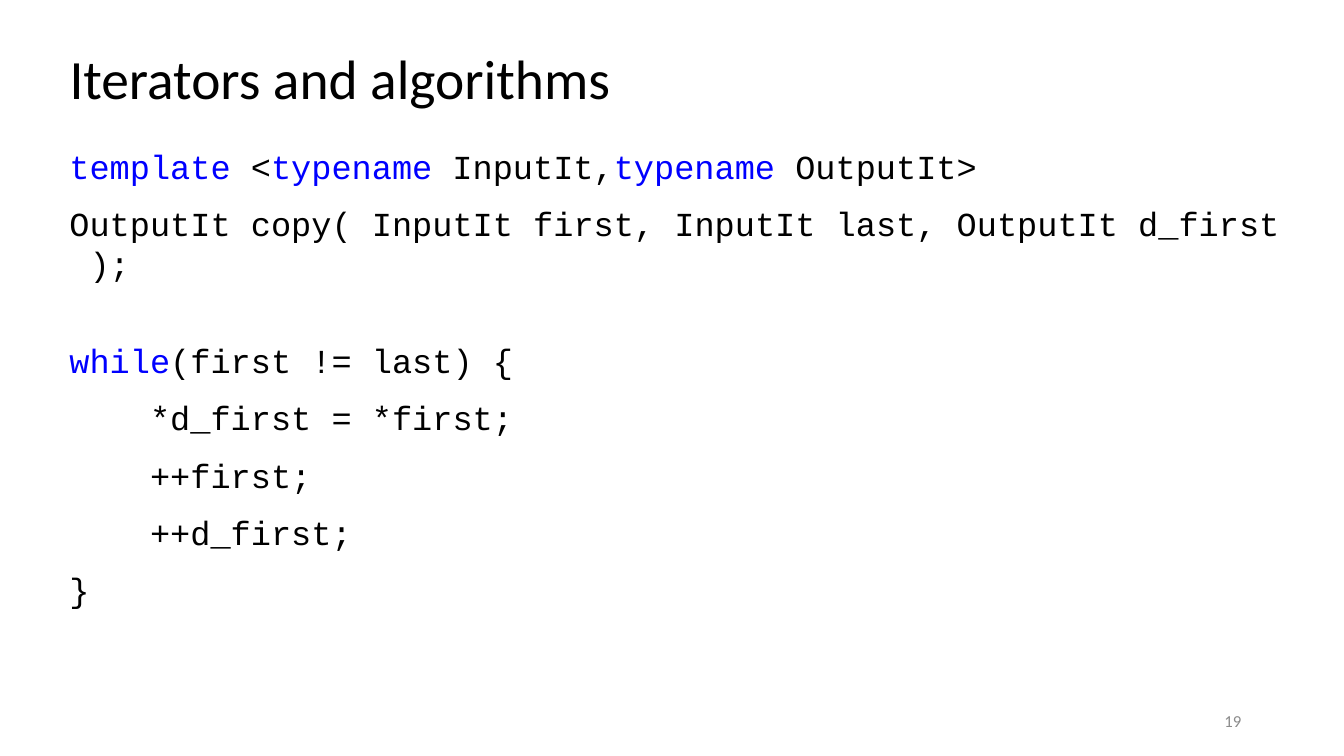
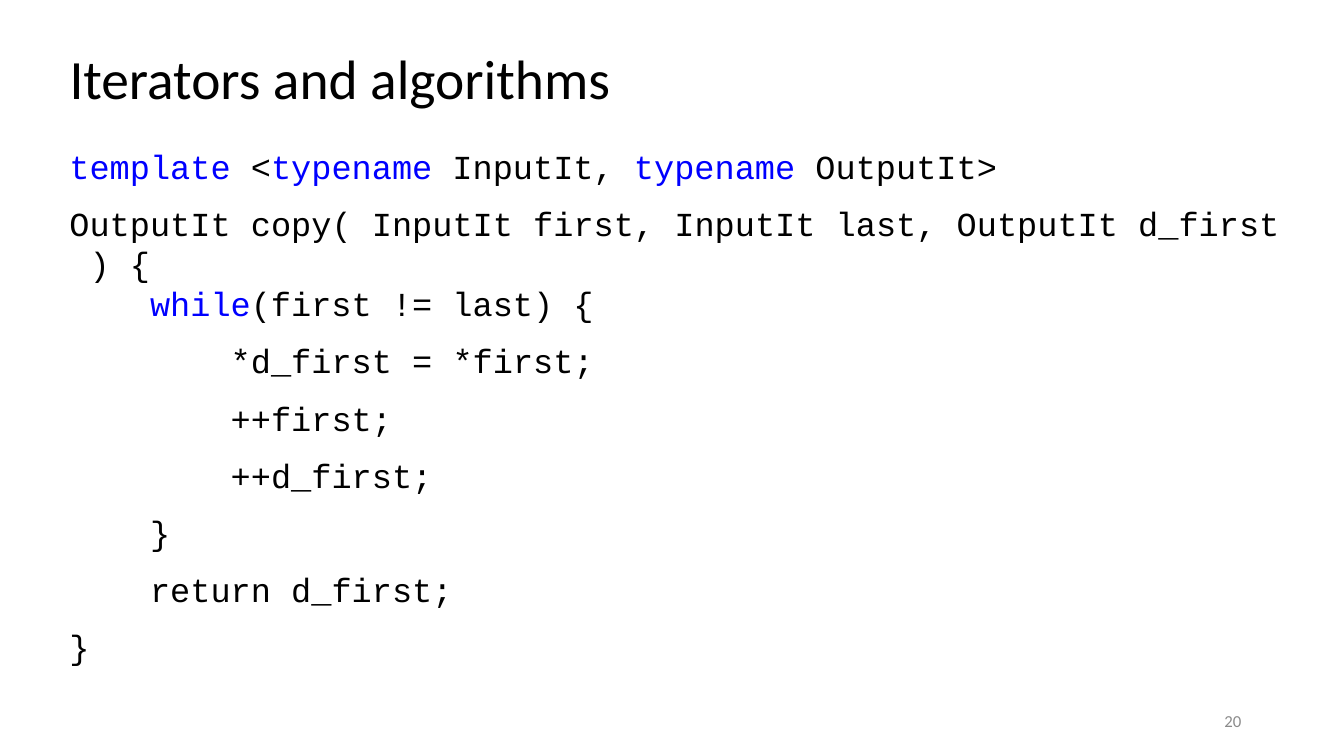
Before and after one commit to rarutyun/cpp-courses, a slide deck: slide 20 of 08_iterators/08_iterators.pptx (slide 19 before the commit). Drawn at 1344x756 pixels with LibreOffice and Linux fonts; fonts in the diff are those of the drawing. Boxes give left, top, right and bottom in pixels: in the first picture for what was removed or moved away, otherwise in the second. Text is boxed around its words. In the diff, an @@ line names an element or a change of style, - is before the commit and + after.

Commit message:
The iterators lecture minor improvements

```diff
--- a/08_iterators/08_iterators.pptx
+++ b/08_iterators/08_iterators.pptx
@@ text at [69,154,1279,323]: text changed @@
-template <typename InputIt,typename OutputIt>
-OutputIt copy( InputIt first, InputIt last, OutputIt d_first );
-while(first != last) {
+template <typename InputIt, typename OutputIt>
+OutputIt copy( InputIt first, InputIt last, OutputIt d_first ) {
+while(first != last) {
@@ text at [150,577,452,608]: paragraphs added @@
+return d_first;
+}
@@ page number at [1224,716,1241,727]: text changed @@
-19
+20
```
Also in this commit, not shown: 9 other slides changed, 1 slide added.
